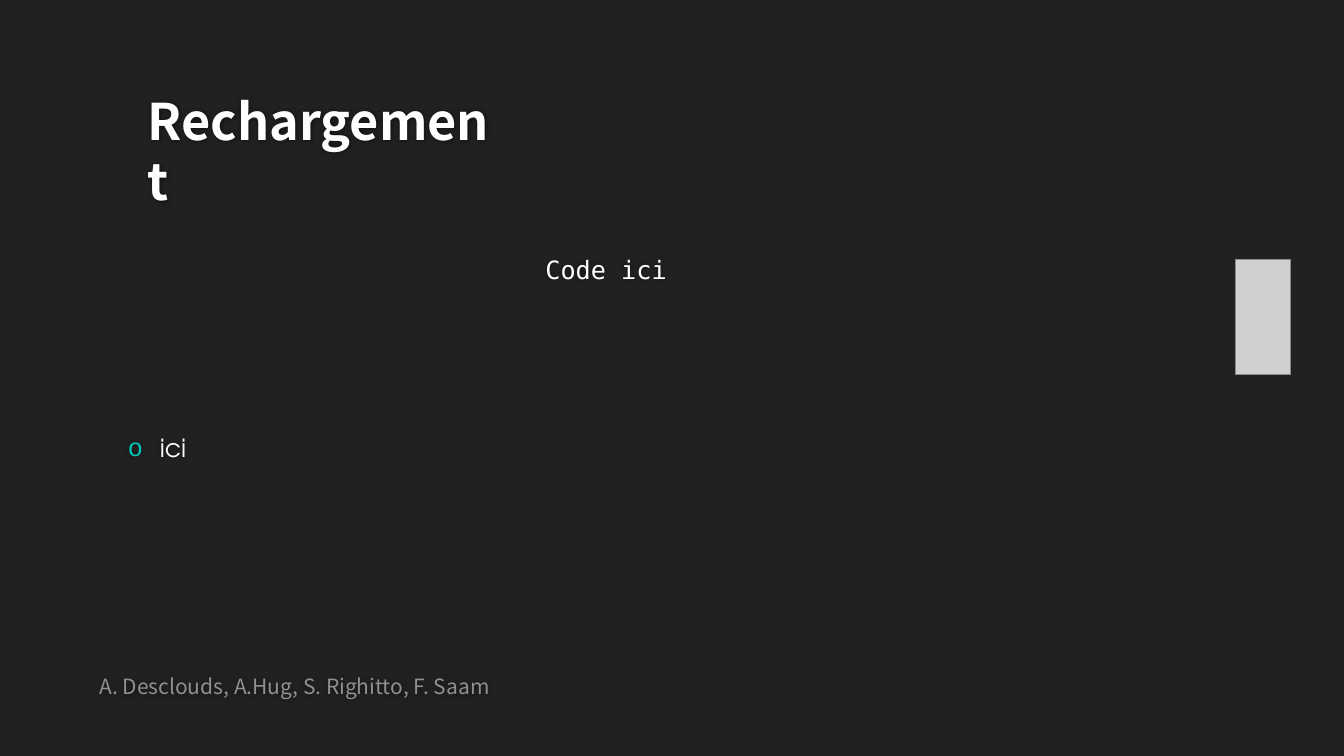
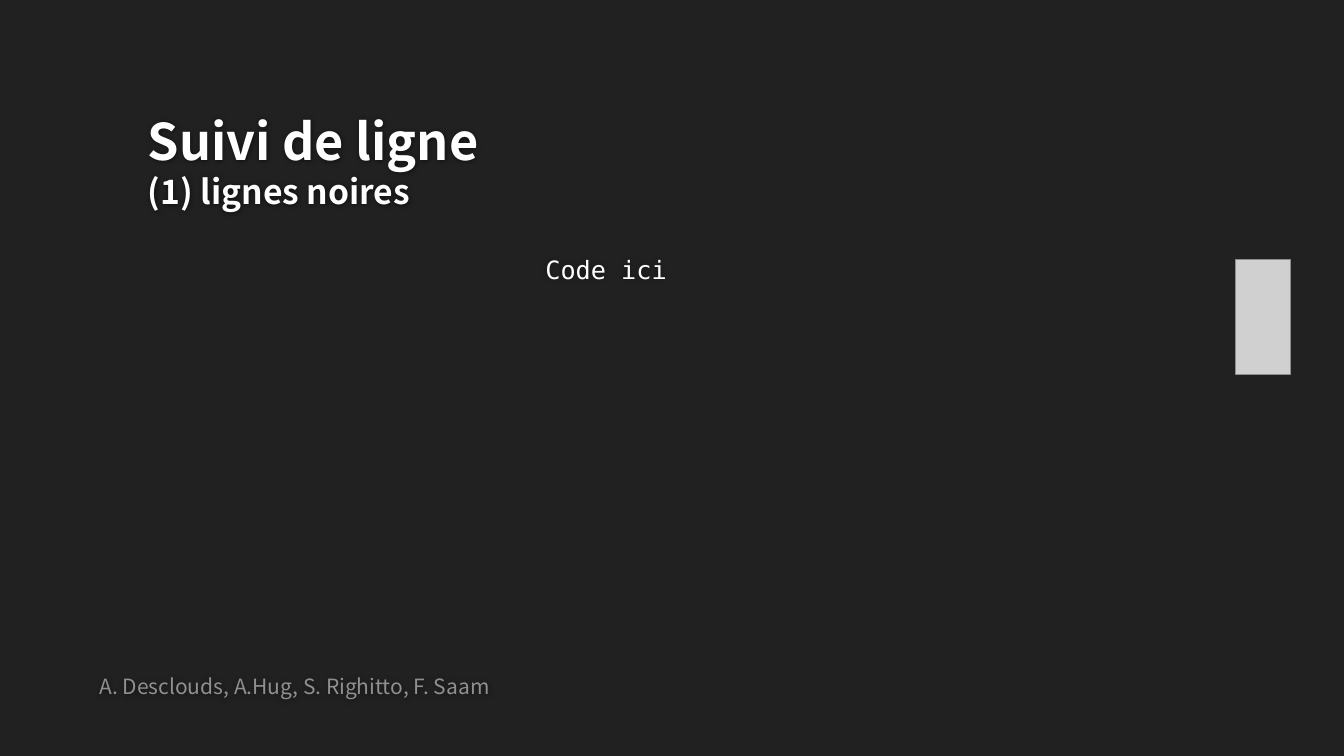
Before and after one commit to SimoneRighitto/SFT15_Elisa, a slide deck: slide 10 of Elisa-3_presentation.pptx (slide 8 before the commit). Drawn at 1344x756 pixels with LibreOffice and Linux fonts; fonts in the diff are those of the drawing; grey boxes stand for pictures; background and template pictures are left out. Boxes give left, top, right and bottom in pixels: in the first picture for what was removed or moved away, otherwise in the second. Text is boxed around its words. In the diff, an @@ line names an element or a change of style, - is before the commit and + after.

```diff
--- a/Elisa-3_presentation.pptx
+++ b/Elisa-3_presentation.pptx
@@ title at <box>148,119,479,212</box>: text changed; size 36 to 24 pt @@
-Rechargement
+Suivi de ligne (1) lignes noires
@@ text removed at <box>160,438,186,458</box> @@
-o ici
```
Also in this commit, not shown: 6 other slides changed, 9 slides added, 1 other file.
